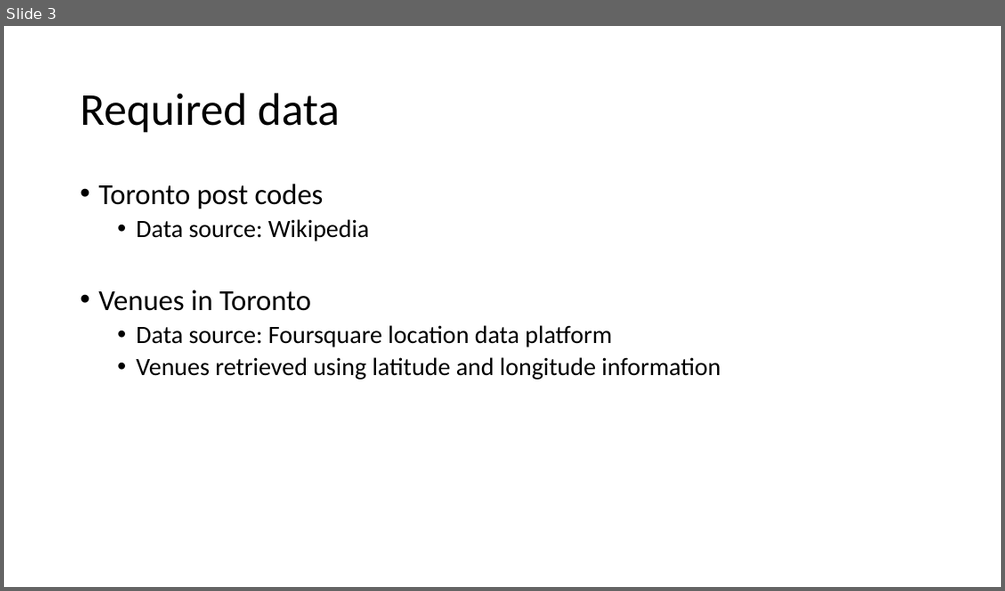
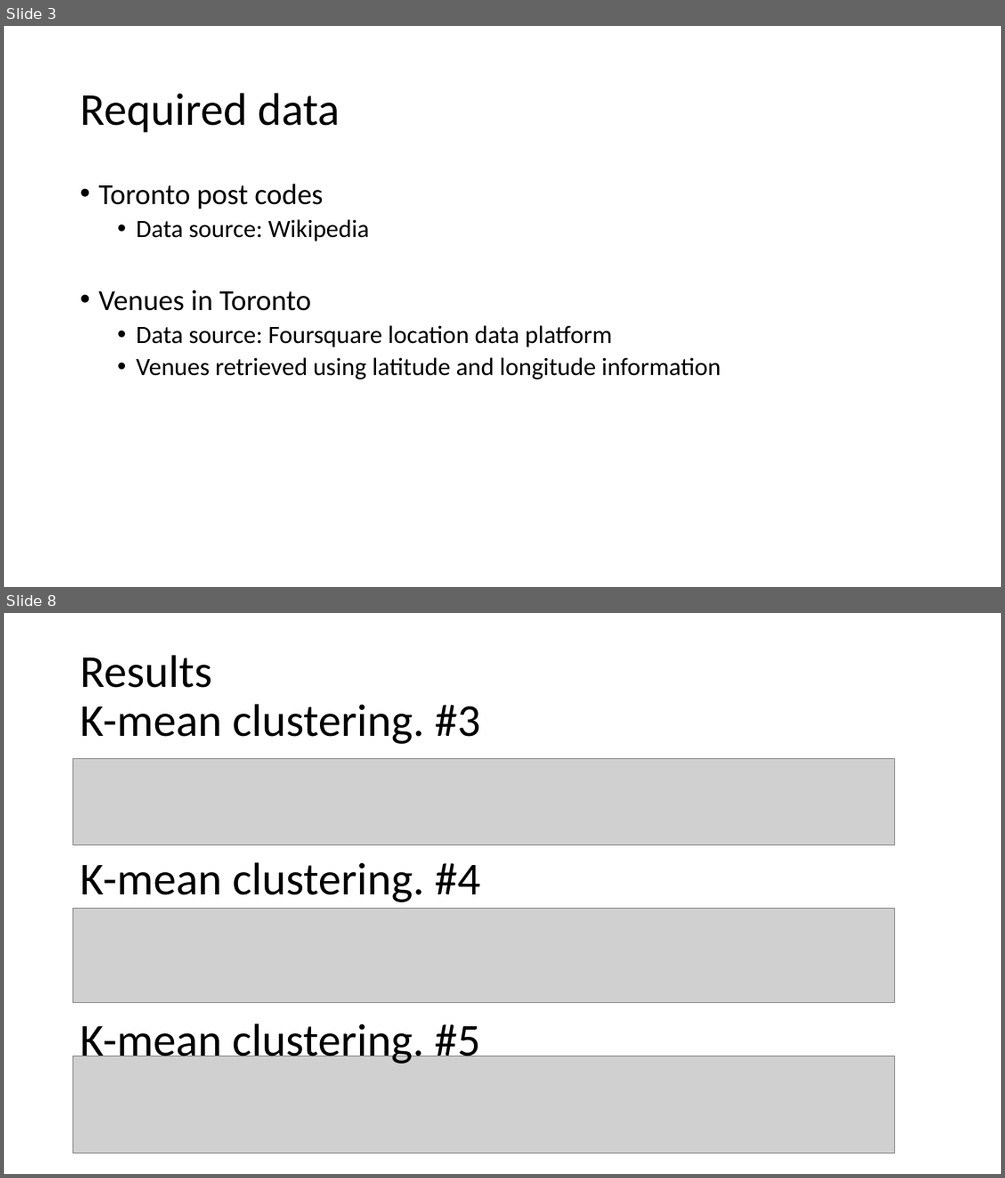
Before and after one commit to yshaikhygali/Coursera_Capstone, a slide deck: Capstone_Project_Presentation.pptx. Shown one above the other, each under a label of ours: slide 3 before the commit, slides 3 and 8 after it; the slides between them are not shown. The pictures are 1005x591 and 1005x1178 pixels, drawn with LibreOffice and Linux fonts; fonts in the diff are those of the drawing; grey boxes stand for pictures. Boxes give left, top, right and bottom in pixels: in the first picture for what was removed or moved away, otherwise in the second. Text is boxed around its words. In the diff, an @@ line names an element or a change of style, - is before the commit and + after.

```diff
--- a/Capstone_Project_Presentation.pptx
+++ b/Capstone_Project_Presentation.pptx
@@ slide 8 added at box(4, 613, 1001, 1174), background #FFFFFF @@
@@ title added at box(80, 655, 481, 744), 44 pt, text #000000 @@
+Results
+K-mean clustering. #3
@@ picture added at box(73, 759, 896, 844) @@
@@ text added at box(80, 862, 481, 902), 44 pt, text #000000 @@
+K-mean clustering. #4
@@ picture added at box(73, 908, 896, 1003) @@
@@ text added at box(80, 1023, 481, 1066), 44 pt, text #000000 @@
+K-mean clustering. #5
@@ picture added at box(73, 1055, 896, 1153) @@
```
Also in this commit, not shown: 3 slides changed, 4 other slides added, 1 slide removed.
